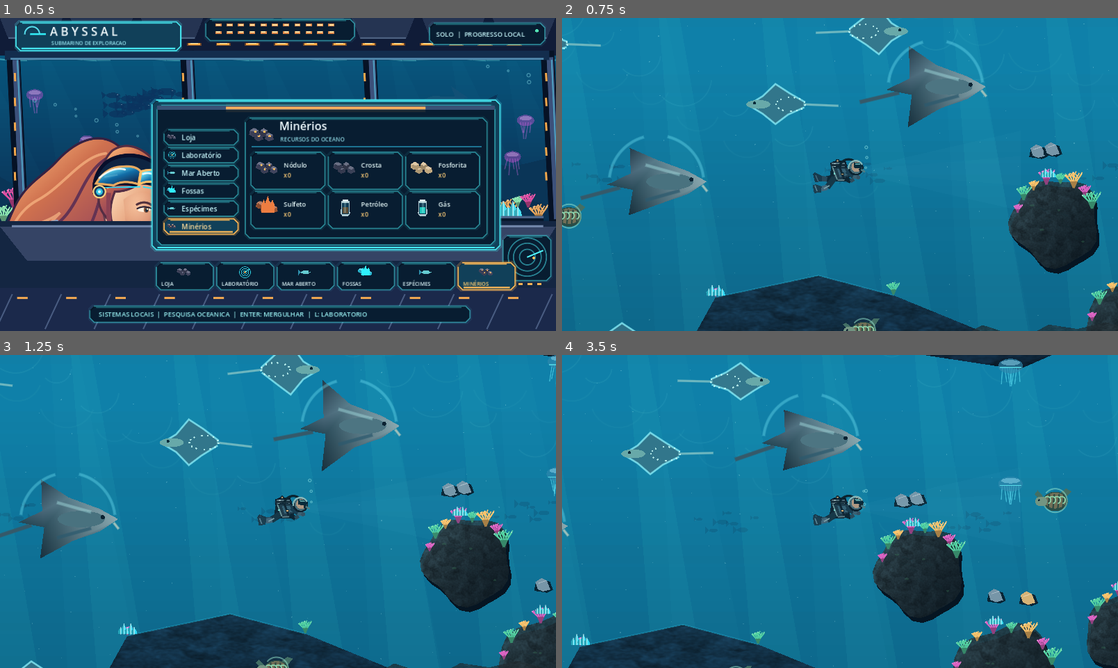
Above: before the commit, frames 1-4 (two rows, left to right).
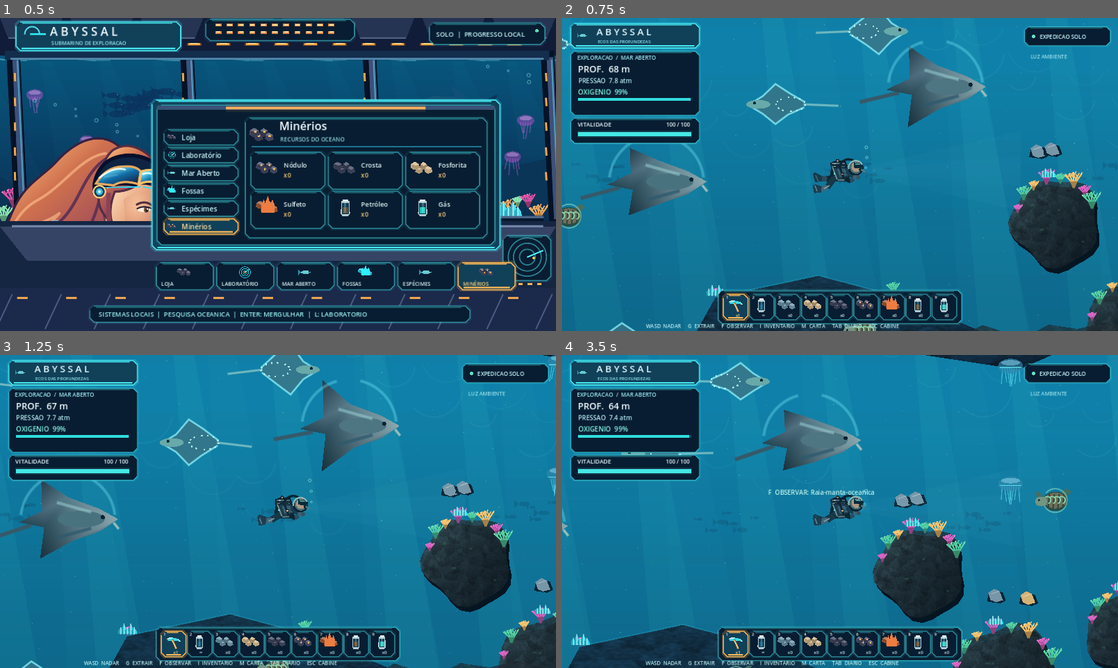
Above: after the commit, the same moments.

Repository: Esaneto/Abyssal
Game: Godot game, scene res://scenes/main.tscn
The game is run twice, just before and just after one commit, with the same random seed, the same clock (stepped at 60 frames per second) and the same inputs.
Inputs (mouse positions are in pixels of both pictures, inside the frame that each line leads up to):
- Up to frame 1 (0.5 s): no input
- Up to frame 2 (0.75 s): tap Enter at 0.5 s; move the mouse to (962, 158) at 0.52 s; hold D (move_right) from 0.53 s (still down); hold G (extract) from 0.53 s (still down); click (962, 158) at 0.67 s
- Up to frame 3 (1.25 s): keep holding D (move_right); keep holding G (extract); tap Space at 0.77 s
- Up to frame 4 (3.5 s): release D (move_right) at 1.25 s; release G (extract) at 1.25 s; drag from (728, 527) to (812, 574) at 1.27 s; move the mouse to (895, 442) at 2.02 s; hold D (move_right) 2.03-2.75 s; tap 1 at 2.1 s; drag from (812, 574) to (673, 464) at 2.77 s

Frame 1 is identical in both runs. In frame 2, 13% of the frame differs, in the area x 1-99%, y 1-100%; in frame 3, 13%; in frame 4, 14%.
Error before the commit: Parse Error: Cannot infer the type of "ratio" variable because the value doesn't have a set type. (res://scripts/native_ocean_hud.gd:23)

Commit message:
fix(godot): explicitly type dynamic HUD data from RefCounted progress and diver

Diff:
--- a/godot-client/scripts/native_ocean_hud.gd
+++ b/godot-client/scripts/native_ocean_hud.gd
@@ -20,7 +20,7 @@
 	UI.caption(c,"EXPLORACAO  /  MAR ABERTO",Vector2(side+15,top+91),14,Color("#9cedf6"))
 	UI.caption(c,"PROF.  %.0f m" % diver.depth_m,Vector2(side+18,top+123),23,Color("#f1fcff"))
 	UI.caption(c,"PRESSAO  %.1f atm" % (1.0+diver.depth_m/10.0),Vector2(side+18,top+150),16,Color("#b1e8ed"))
-	var ratio := diver.oxygen/maxf(1.0,diver.oxygen_capacity)
+	var ratio: float = float(diver.oxygen)/maxf(1.0,float(diver.oxygen_capacity))
 	UI.caption(c,"OXIGENIO  %d%%" % int(ratio*100.0),Vector2(side+18,top+179),17,
 		Color("#ffb08d") if ratio<0.3 else Color("#83f5e4"))
 	c.draw_rect(Rect2(side+18,top+187,286,8),Color("#1d4b60"))
@@ -64,8 +64,8 @@
 	UI.panel(c,Rect2(bar_x,bar_y,full,84))
 	for i in range(slots):
 		var left := bar_x+13.0+float(i)*(slot_w+gap)
-		var tool := ITEMS[i]
-		var active := i<2 and progress.selected_tool()==tool
+		var tool: String = str(ITEMS[i])
+		var active: bool = i<2 and progress.selected_tool()==tool
 		UI.panel(c,Rect2(left,bar_y+10,slot_w,64),active,active)
 		UI.item(c,tool,Vector2(left+30,bar_y+37),0.74)
 		UI.caption(c,str(i+1),Vector2(left+5,bar_y+21),11,Color("#ebfaff"))
